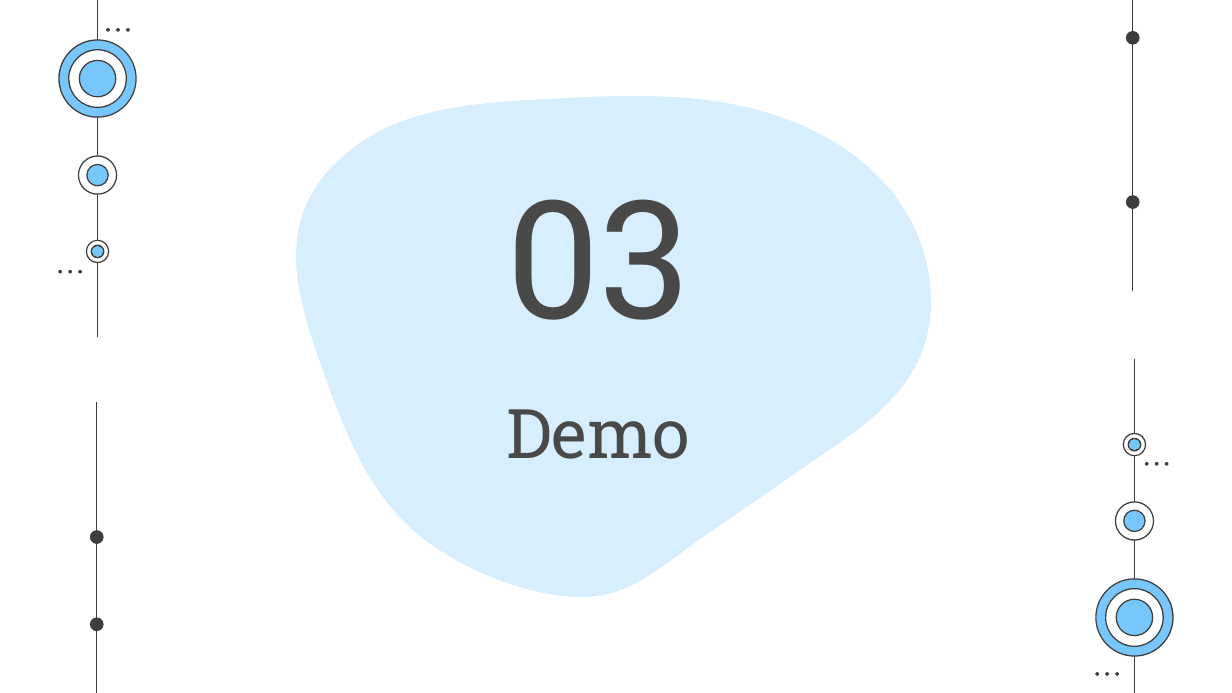
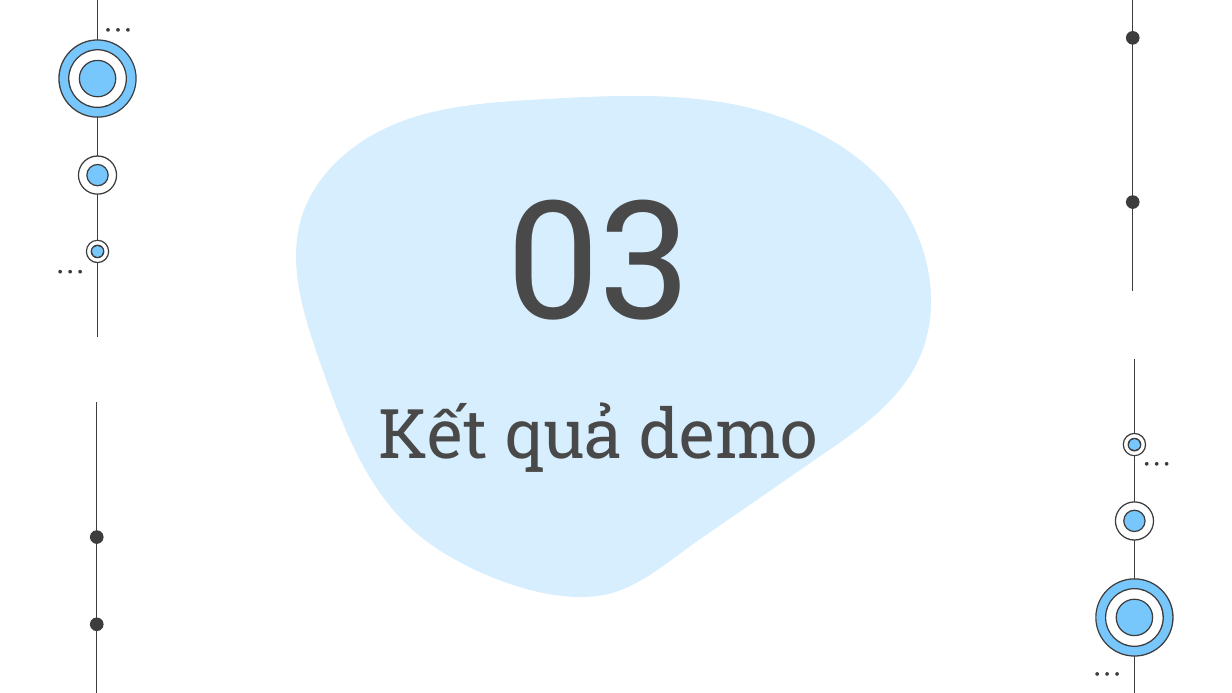
Before and after one commit to HiImLeVanAnhDuc/Amazon-Textract-Project-IC-, a slide deck: slide 23 of Báo cáo.pptx (slide 17 before the commit). Drawn at 1232x693 pixels with LibreOffice and Linux fonts; fonts in the diff are those of the drawing. Boxes give left, top, right and bottom in pixels: in the first picture for what was removed or moved away, otherwise in the second. Text is boxed around its words. In the diff, an @@ line names an element or a change of style, - is before the commit and + after.

```diff
--- a/Báo cáo.pptx
+++ b/Báo cáo.pptx
@@ title at [378, 402, 818, 473]: text changed @@
-Demo
+Kết quả demo
```
Also in this commit, not shown: 8 other slides changed, 6 slides added, 1 other file.
